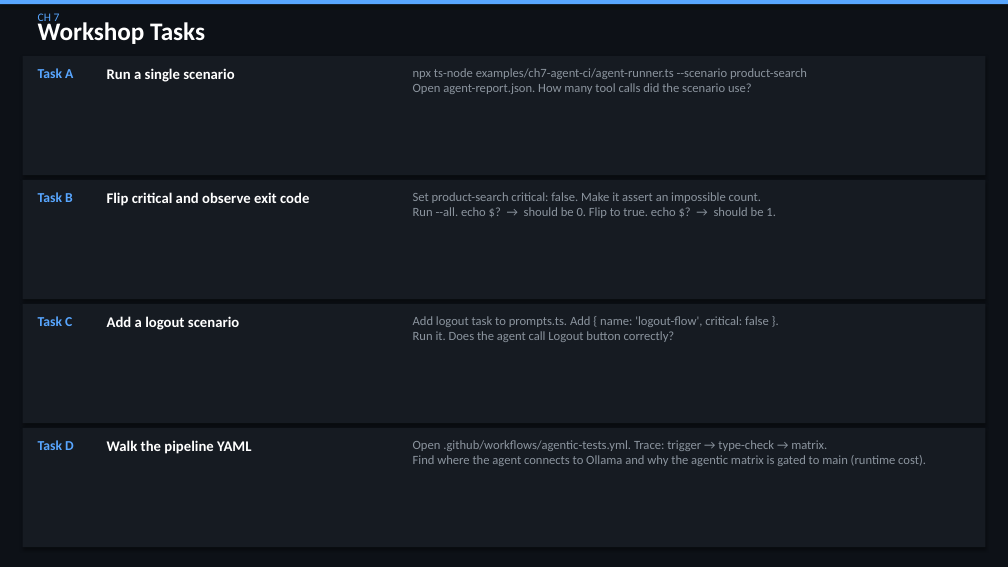
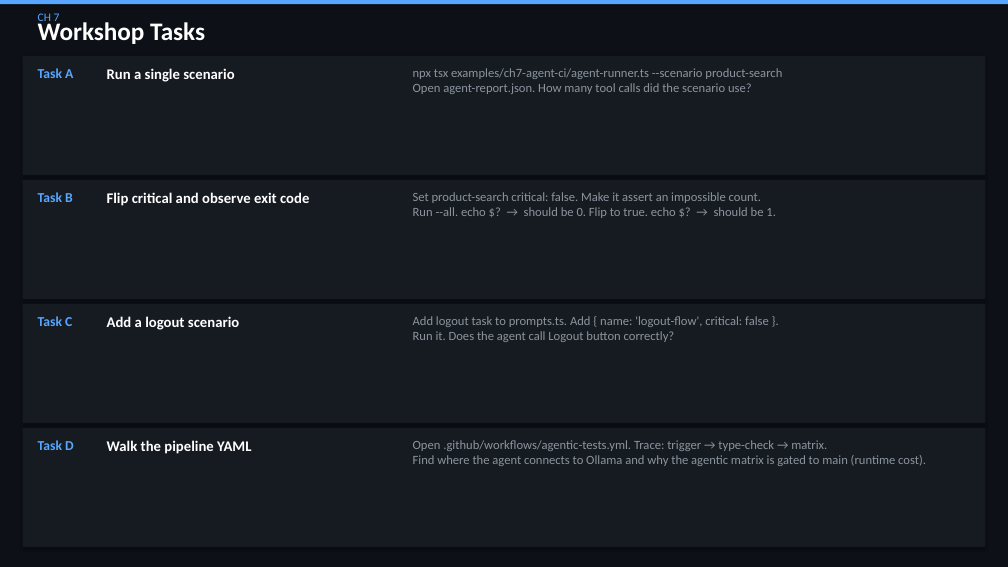
Before and after one commit to QA-Olympians-Academy/web-detective, a slide deck: slide 77 of web-detective-workshop.pptx. Drawn at 1008x567 pixels with LibreOffice and Linux fonts; fonts in the diff are those of the drawing. Boxes give left, top, right and bottom in pixels: in the first picture for what was removed or moved away, otherwise in the second. Text is boxed around its words. In the diff, an @@ line names an element or a change of style, - is before the commit and + after.

Commit message:
fix ts-node

```diff
--- a/web-detective-workshop.pptx
+++ b/web-detective-workshop.pptx
@@ text at box(413, 68, 782, 94): text changed @@
-npx ts-node examples/ch7-agent-ci/agent-runner.ts --scenario product-search
-Open agent-report.json. How many tool calls did the scenario use?
+npx tsx examples/ch7-agent-ci/agent-runner.ts --scenario product-search
+Open agent-report.json. How many tool calls did the scenario use?
```
Also in this commit, not shown: 8 other slides changed, 29 other files.
